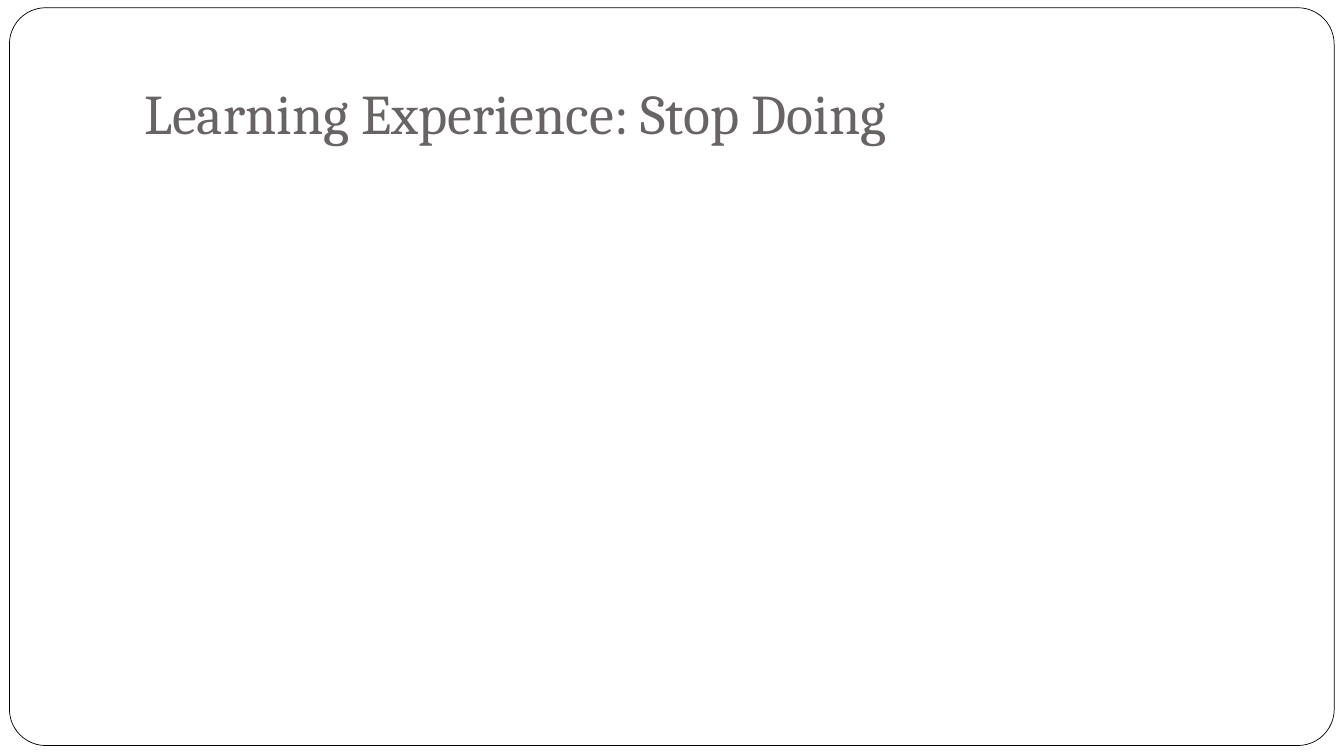
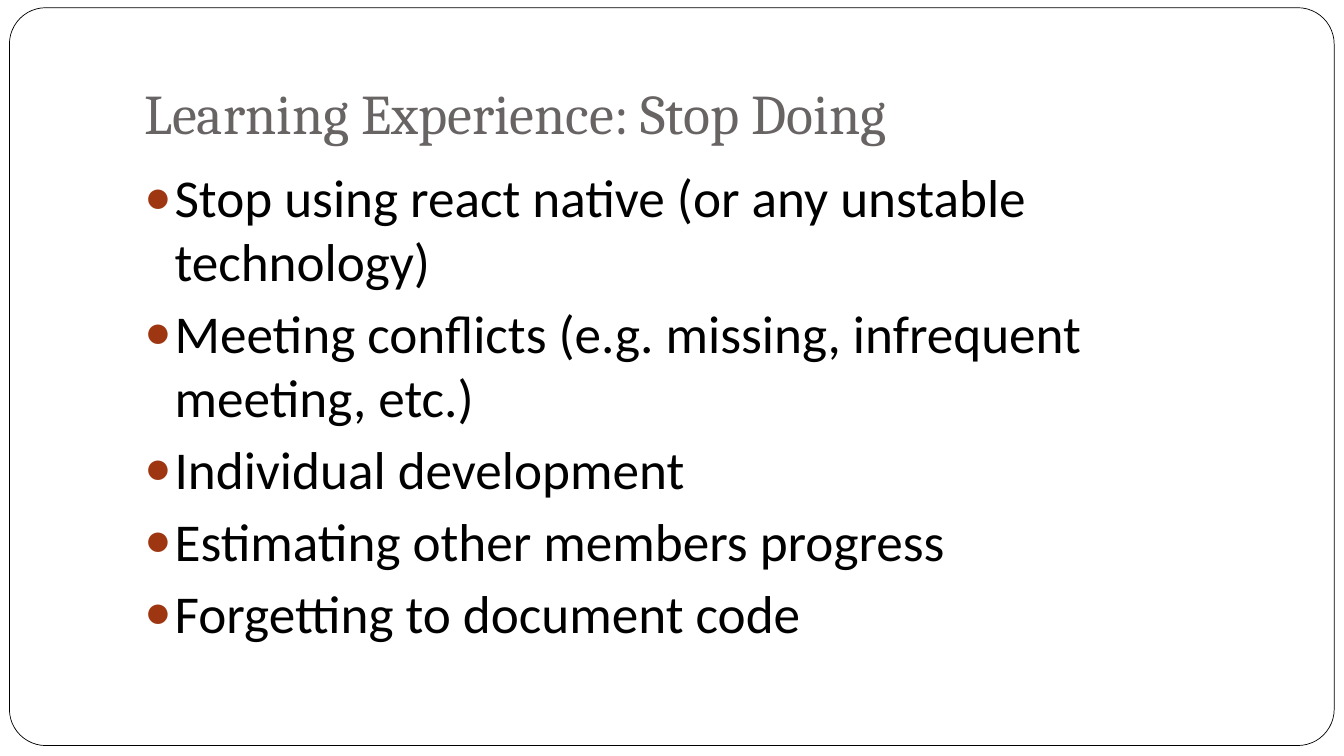
Before and after one commit to bxji/Civic-Duty, a slide deck: slide 16 of presentation/civic_duty_presentation.pptx. Drawn at 1344x756 pixels with LibreOffice and Linux fonts; fonts in the diff are those of the drawing; background and template pictures are left out. Boxes give left, top, right and bottom in pixels: in the first picture for what was removed or moved away, otherwise in the second. Text is boxed around its words. In the diff, an @@ line names an element or a change of style, - is before the commit and + after.

```diff
--- a/presentation/civic_duty_presentation.pptx
+++ b/presentation/civic_duty_presentation.pptx
@@ text added at [175, 178, 1081, 642], 38 pt, text #000000 @@
+● Stop using react native (or any unstable technology)
+● Meeting conflicts (e.g. missing, infrequent meeting, etc.)
+● Individual development
+● Estimating other members progress
+● Forgetting to document code
```
Also in this commit, not shown: 5 other slides changed.
